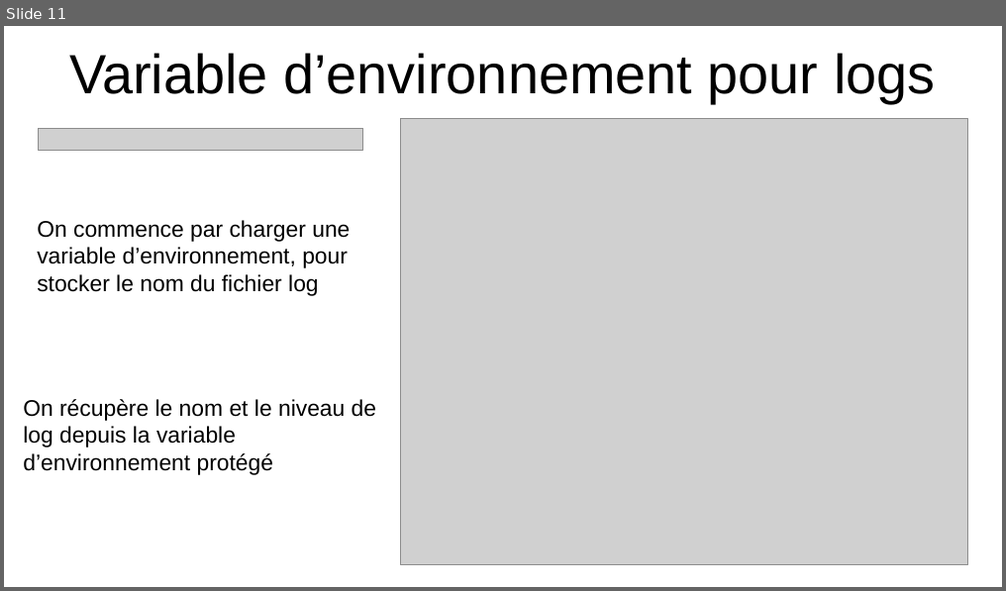
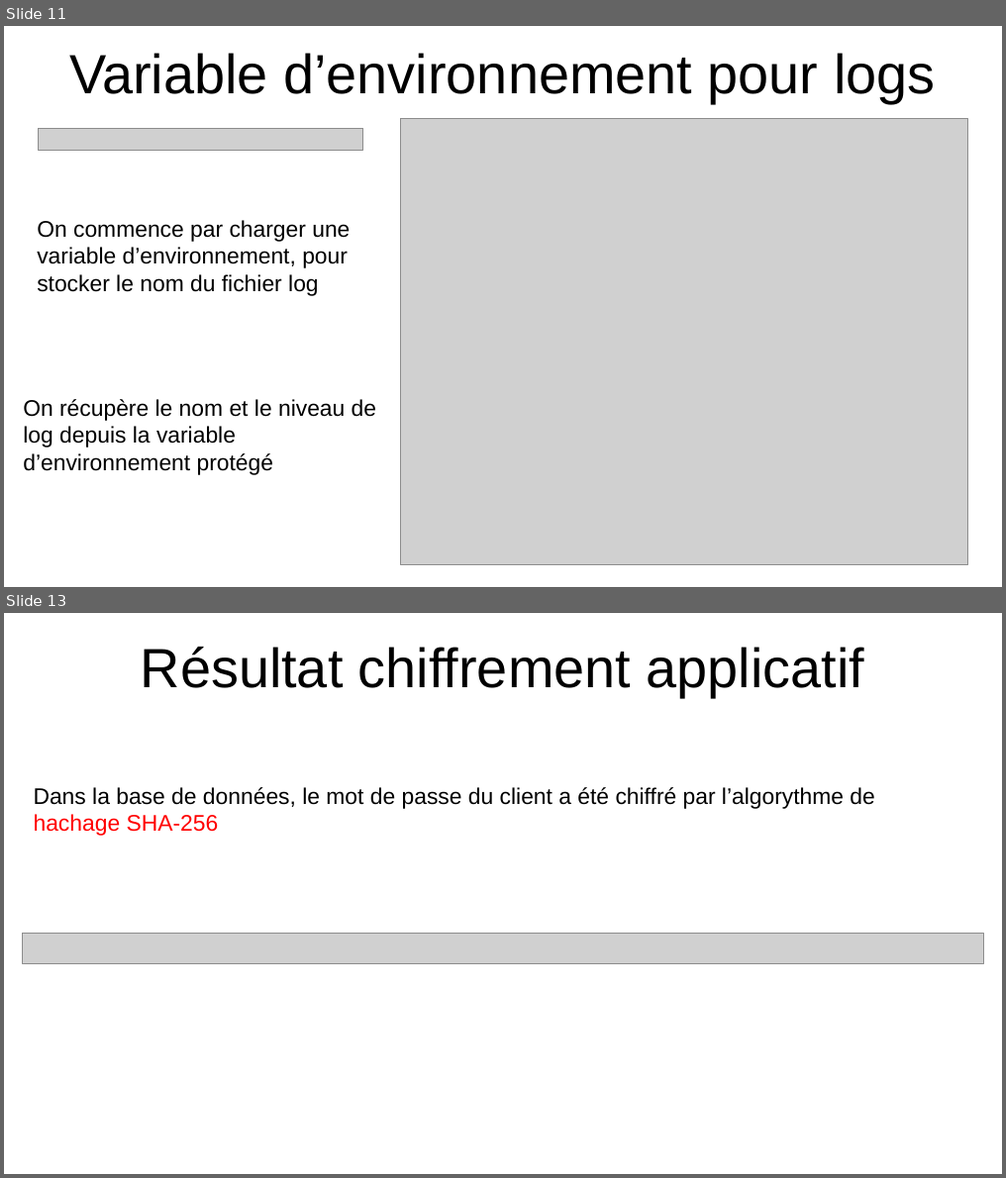
Before and after one commit to RaphaelGuarim/SECU, a slide deck: compte_rendu.odp. Shown one above the other, each under a label of ours: slide 11 before the commit, slides 11 and 13 after it; the slides between them are not shown. The pictures are 1006x591 and 1006x1178 pixels, drawn with LibreOffice and Linux fonts; fonts in the diff are those of the drawing; grey boxes stand for pictures. Boxes give left, top, right and bottom in pixels: in the first picture for what was removed or moved away, otherwise in the second. Text is boxed around its words. In the diff, an @@ line names an element or a change of style, - is before the commit and + after.

```diff
--- a/compte_rendu.odp
+++ b/compte_rendu.odp
@@ slide 13 added at bbox=[4, 613, 1002, 1174], background #FFFFFF @@
@@ text added at bbox=[141, 647, 864, 697], 44 pt, text #000000 @@
+Résultat chiffrement applicatif
@@ text added at bbox=[34, 787, 874, 836], 18 pt, text #000000 @@
+Dans la base de données, le mot de passe du client a été chiffré par l’algorythme de hachage SHA-256
@@ picture added at bbox=[22, 934, 984, 964] @@
```
Also in this commit, not shown: 1 other slide added.
